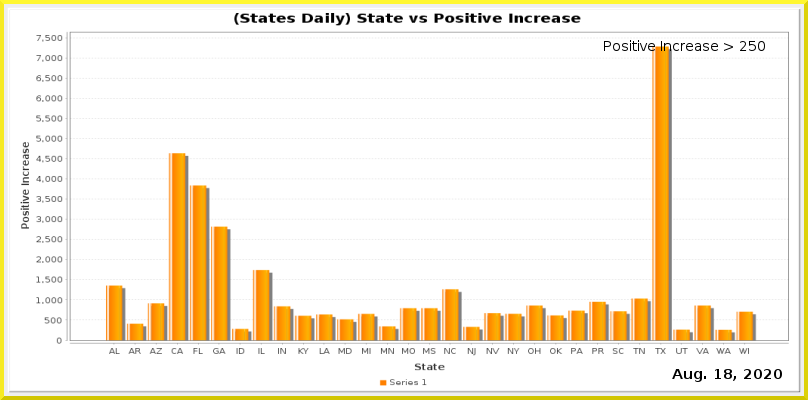
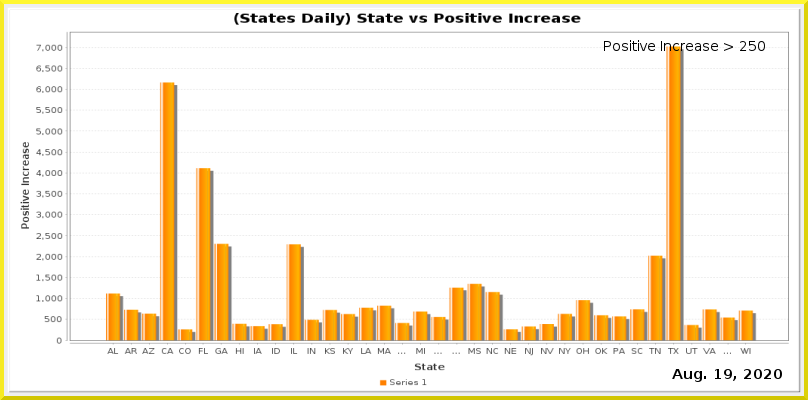
Layered file, before and after one edit (808px x 400px). Changes by layer:
painted on "Current Date" over <box>724,369,732,379</box>
painted on "Date_vs_TestIncrease.png" over <box>36,35,789,356</box>
